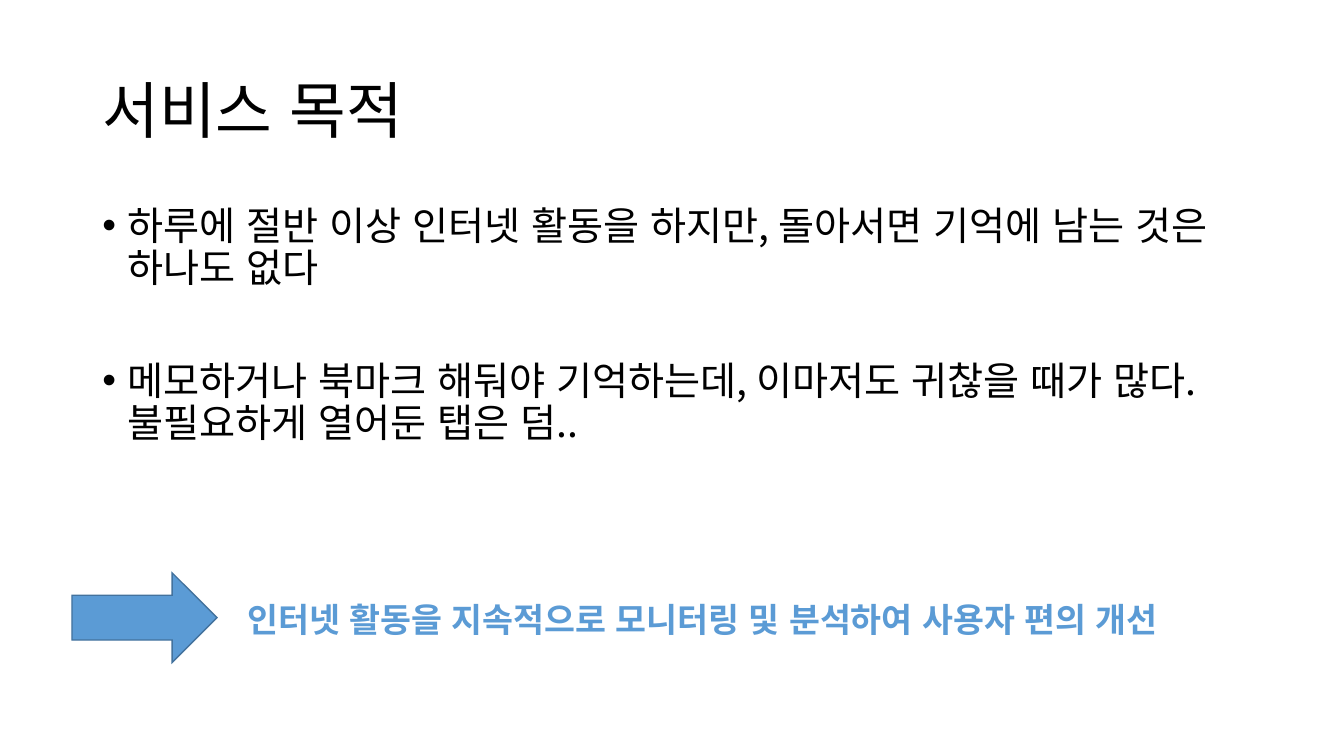
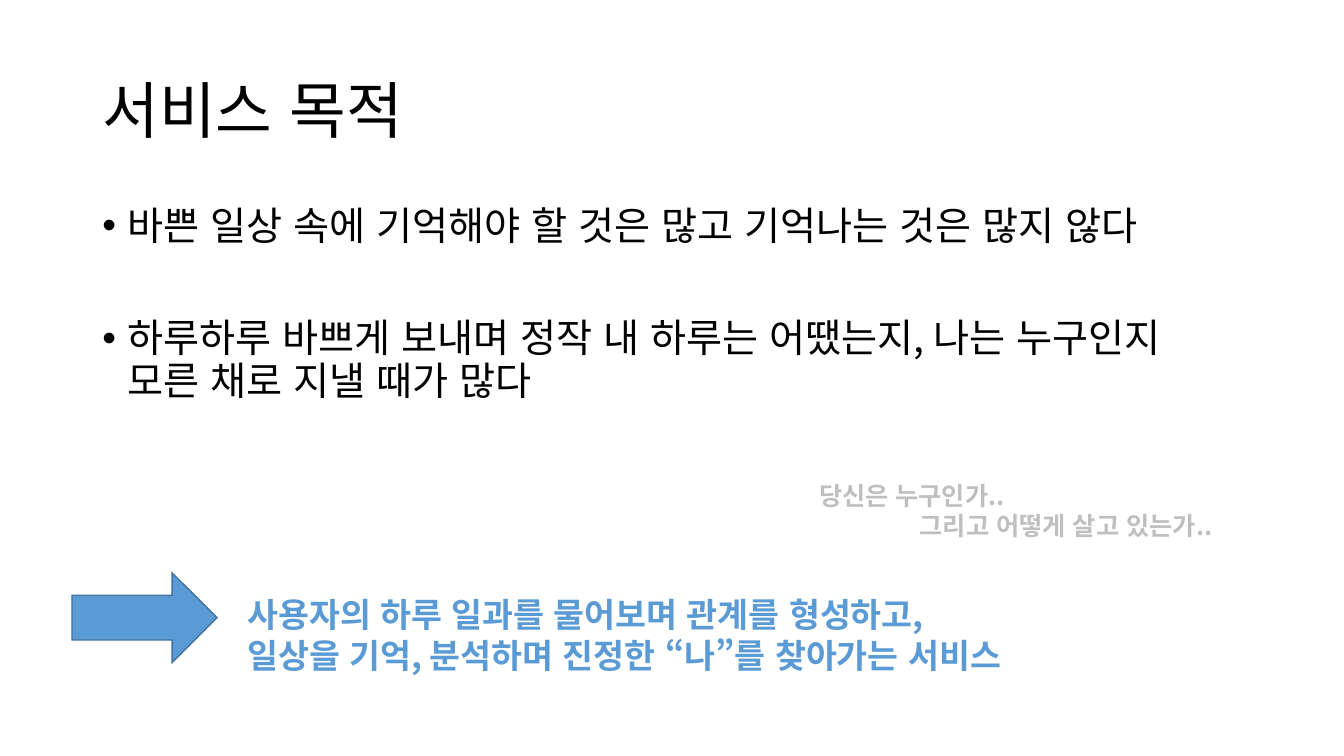
Before and after one commit to HeyHO2154/Id, a slide deck: slide 2 of 시스템 설계도.pptx (slide 3 before the commit). Drawn at 1344x756 pixels with LibreOffice and Linux fonts; fonts in the diff are those of the drawing. Boxes give left, top, right and bottom in pixels: in the first picture for what was removed or moved away, otherwise in the second. Text is boxed around its words. In the diff, an @@ line names an element or a change of style, - is before the commit and + after.

```diff
--- a/시스템 설계도.pptx
+++ b/시스템 설계도.pptx
@@ text at <box>128,207,1160,398</box>: text changed @@
-• 하루에 절반 이상 인터넷 활동을 하지만, 돌아서면 기억에 남는 것은 하나도 없다
-• 메모하거나 북마크 해둬야 기억하는데, 이마저도 귀찮을 때가 많다. 불필요하게 열어둔 탭은 덤..
+• 바쁜 일상 속에 기억해야 할 것은 많고 기억나는 것은 많지 않다
+• 하루하루 바쁘게 보내며 정작 내 하루는 어땠는지, 나는 누구인지 모른 채로 지낼 때가 많다
@@ text added at <box>819,484,1212,537</box>, 18 pt, text #BFBFBF, bold @@
+당신은 누구인가..
+그리고 어떻게 살고 있는가..
@@ text at <box>247,598,1001,675</box>: text changed @@
-인터넷 활동을 지속적으로 모니터링 및 분석하여 사용자 편의 개선
+사용자의 하루 일과를 물어보며 관계를 형성하고,
+일상을 기억, 분석하며 진정한 “나”를 찾아가는 서비스
```
Also in this commit, not shown: 1 other slide changed, 2 slides added, 3 slides removed, 9 other files.
